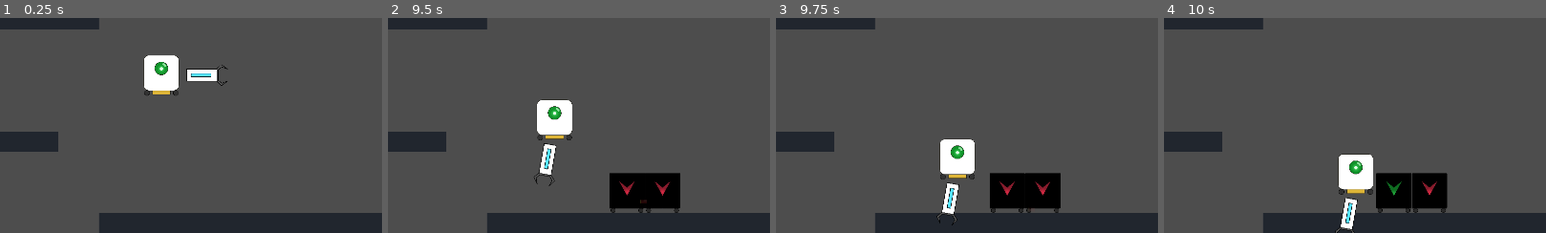
Above: before the commit, frames 1-4 (left to right).
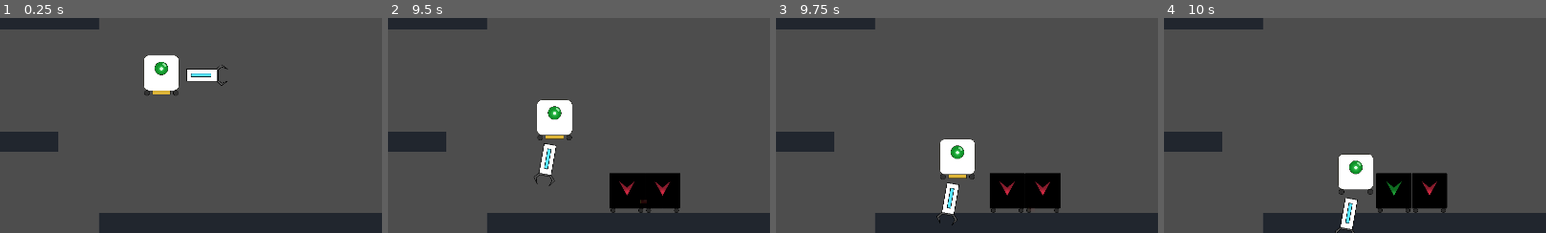
Above: after the commit, the same moments.

Repository: RajwolChapagain/Recoil-Robot
Game: Godot game, scene res://main.tscn
The game is run twice, just before and just after one commit, with the same random seed, the same clock (stepped at 60 frames per second) and the same inputs.
Inputs:
- Up to frame 1 (0.25 s): no input
- Up to frame 2 (9.5 s): hold D (move_right) 0.53-1.28 s; tap W (jump) at 0.6, 0.77, 1.07, 1.52, 1.55, 1.82, 2.3, 3.02, 3.05, 3.32, 3.6, 3.77, 4.07, 4.52, 4.55, 4.82, 5.3, 6.02, 6.05, 6.32, 6.6, 6.77, 7.07, 7.52, 7.55, 7.82, 8.3, 9.02, 9.05, 9.32 s; hold A (move_left) 1.28-2.03 s; tap Up (fire_bullet) at 1.35, 4.35, 7.35 s; hold Right (rotate_gun_clockwise) 2.03-2.78 s; hold D (move_right) 2.03-3.53 s; tap Left (rotate_gun_counter_clockwise) at 2.85, 5.85, 8.85 s; hold A (move_left) 3.53-5.78 s; hold Right (rotate_gun_clockwise) 5.03-5.78 s; hold D (move_right) 5.78-8.03 s; hold Right (rotate_gun_clockwise) 8.03-8.78 s; hold A (move_left) from 8.03 s (still down)
- Up to frame 3 (9.75 s): release A (move_left) at 9.53 s; hold D (move_right) from 9.53 s (still down); tap W (jump) at 9.6 s
- Up to frame 4 (10 s): keep holding D (move_right); tap W (jump) at 9.77 s
The pictures show only the part of the screen within x 18-68%, y 50-100%; the shares and areas given below are measured in that part.

Frames 1-3 are identical in both runs. In frame 4, 0.1% of the frame differs, in the area x 47-53%, y 79-82%.

Commit message:
implement player losing pad and wheels after being touched

Diff:
--- a/player/robot.gd
+++ b/player/robot.gd
@@ -7,7 +7,8 @@
 var increment_angle_per_second_degrees = 100
 var gun_rotation_angle = 0
 var sensitivity = 4
-
+var robot_without_pad = load("res://player/robot_without_pad.png")
+var robot_without_pad_and_wheels = load("res://player/robot_without_pad_and_wheels.png")
 var can_move = true
 var can_jump = true
 var can_shoot = true
@@ -69,11 +70,13 @@
 func disable_jump():
 	can_jump = false
 	$Gun.recoil_force *= 1.8
+	$Sprite2D.texture = robot_without_pad
 
 func disable_movement():
 	can_move = false
 	$Gun.fire_rate *= 2
 	$Gun.set_reload_time_using_bullets_per_second($Gun.fire_rate)
+	$Sprite2D.texture = robot_without_pad_and_wheels
 
 func disable_shooting():
 	can_shoot = false
Binary file added: player/robot_without_pad.png
Not shown, added: player/robot_without_pad.png.import
Binary file added: player/robot_without_pad_and_wheels.png
Not shown, added: player/robot_without_pad_and_wheels.png.import
